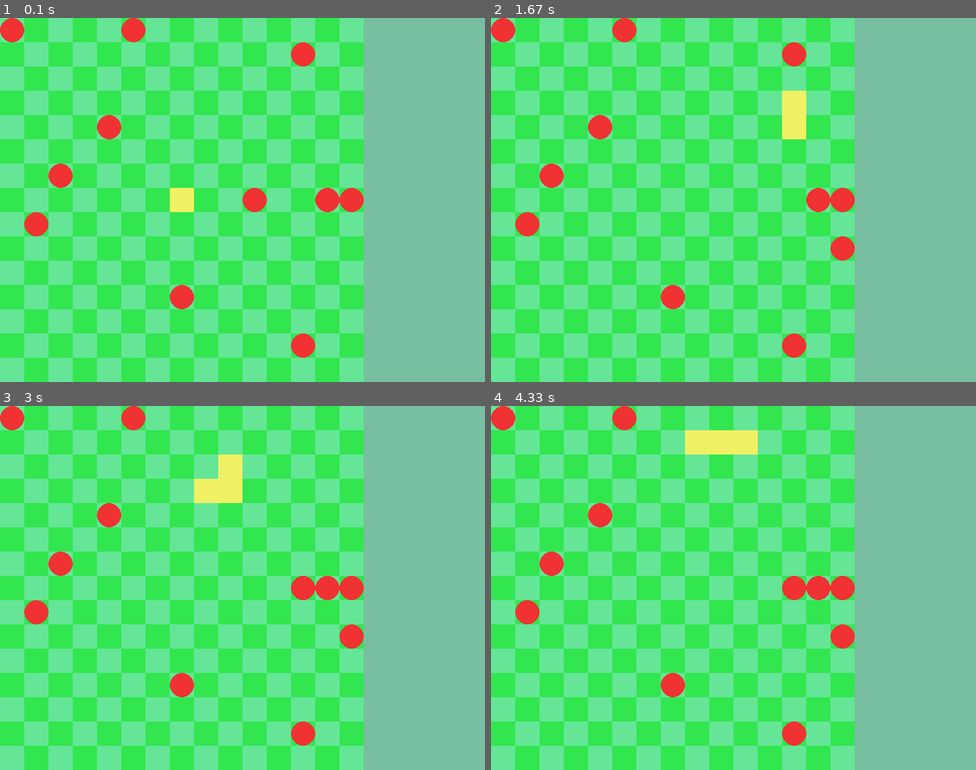
Above: before the commit, frames 1-4 (two rows, left to right).
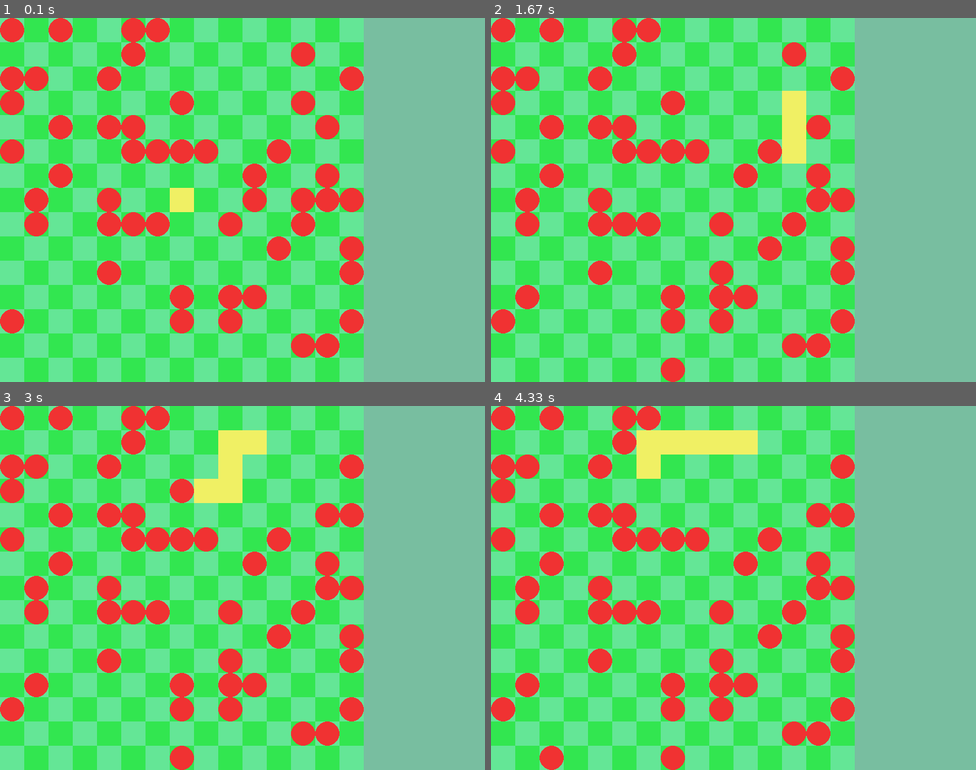
Above: after the commit, the same moments.

Repository: KingaBunkowska/Pygame
Game: pygame game, started from Snake/main.py
Same seed, same stepped clock (60 frames per second), same inputs: the game is played once before the commit and once after it.
Inputs:
- Up to frame 1 (0.1 s): no input
- Up to frame 2 (1.67 s): hold D 0.33-0.8 s; hold W 0.83-1.3 s
- Up to frame 3 (3 s): hold A 1.83-2.37 s; hold S 2.4-2.7 s; hold A from 2.73 s (still down)
- Up to frame 4 (4.33 s): release A at 3.13 s; hold W 3.17-3.53 s; hold D 3.57-4.2 s; hold S from 4.23 s (still down)

The runs differ from the first frame. In frame 1, 10% of the frame differs, in the area x 0-75%, y 0-94%; in frame 2, 11%; in frame 3, 11%; in frame 4, 12%, in the area x 0-75%, y 0-100%.

Commit message:
Fix staying fruit bug

Diff:
--- a/Snake/Game.py
+++ b/Snake/Game.py
@@ -30,10 +30,9 @@
         self.snake = snake.Snake(poz_x, poz_y)
 
     def is_field_occupied(self, x, y):
-        if self.snake.is_field_occupied(x, y):
-            for fruit in self.fruits:
-                if fruit == (x, y):
-                    return True
+        for fruit in self.fruits:
+            if fruit[0] == x and fruit[1]==y:
+                return True
         return False
 
     def spawn_fruit(self):
@@ -49,11 +48,13 @@
         self.spawn_fruit()
 
     def turn_activity(self):
+        # check if snakes body touched a fruit
         for fruit_no in range(len(self.fruits)):
             if self.snake.head() == self.fruits[fruit_no]:
                 self.snake_eats_fruit()
                 self.fruits.pop(fruit_no)
 
+        #check if snake touched itself or move form board
         if self.snake.collide(self.board_size):
             print("GAME OVER!")
             pygame.quit()
@@ -61,6 +62,7 @@
 
 
         self.last_dir = self.turn_dir
+
     def handle_player_moves(self, event):
         dir = self.last_dir
         if event.type == pygame.KEYDOWN:
--- a/Snake/main.py
+++ b/Snake/main.py
@@ -15,7 +15,7 @@
 
 
 if __name__ == "__main__":
-    game = Game.Game(fruit_number=10)
+    game = Game.Game(fruit_number=50)
     games =[game]
     gui = GUI.GUI(game, 0, 0)
     clock = pygame.time.Clock()
@@ -37,10 +37,8 @@
             game.turn_activity()
 
 # TO-DO
-# when fruits are adjusted the second is left unpicked
 # when snake covers all board it should be win
 # handle how many fruits can be generated (and maybe if there is not a place for it it should not be placed but the game would continue)
 # score
 # problems when more than one game works in the same time
 # snake should change color to indicates how long will this body part stay on field
-# fruits are spawning inside a snake
--- a/Snake/snake.py
+++ b/Snake/snake.py
@@ -2,7 +2,6 @@
 
 class Snake:
 
-    lenght = 1
     dir = [1, 0]
     is_grow = 0
 
@@ -13,13 +12,10 @@
     def eat(self):
         x, y = self.tail()
         self.is_grow = (x, y)
-        #self.move()
-        #self.lenght += 1
-        #self.snake_body.append((x, y))
+
 
     def grow(self):
         if self.is_grow!=0:
-            self.lenght +=1
             self.snake_body.append((self.is_grow))
 
         self.is_grow=0
@@ -37,8 +33,8 @@
 
     def move(self):
         self.snake_body.appendleft((self.head()[0]+self.dir[0], self.head()[1]+self.dir[1]))
+        self.snake_body.pop()
         self.grow()
-        self.snake_body.pop()
 
     def is_field_occupied(self, x, y):
         for body_part in self.snake_body:
